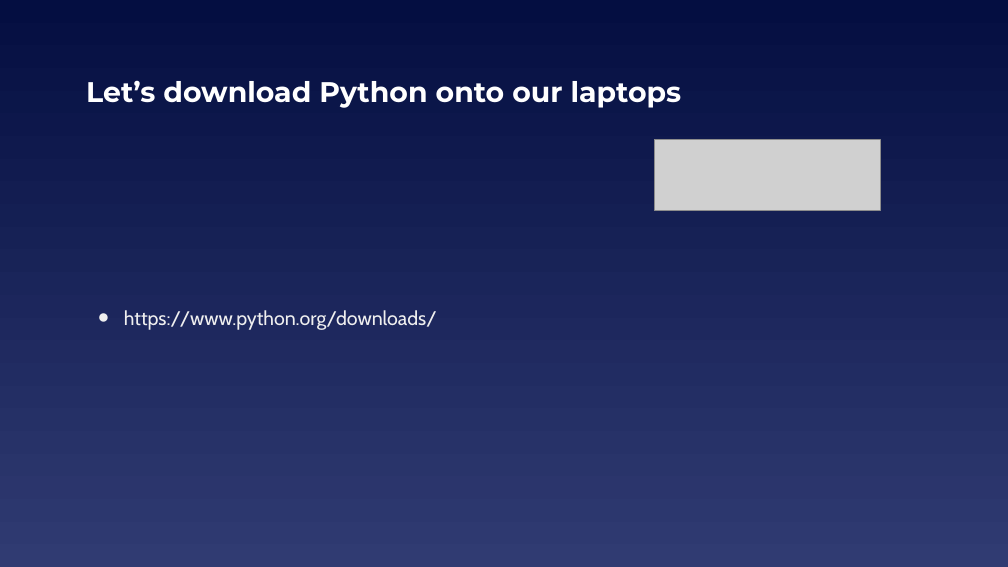
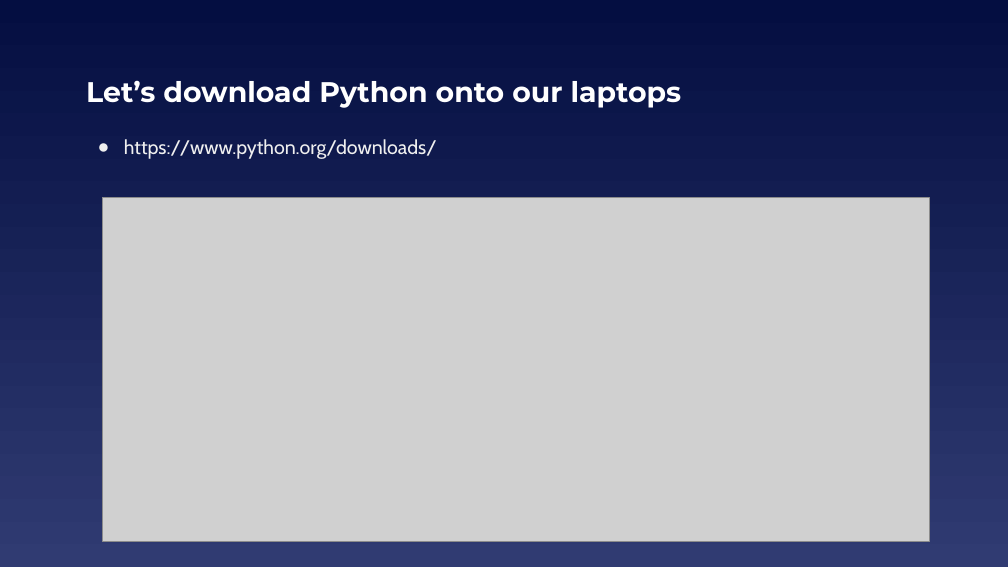
Before and after one commit to EELabMan/RPi-Touch-Display, a slide deck: slide 6 of Raspberry Pi TouchScreen Displays.pptx (slide 7 before the commit). Drawn at 1008x567 pixels with LibreOffice and Linux fonts; fonts in the diff are those of the drawing; grey boxes stand for pictures. Boxes give left, top, right and bottom in pixels: in the first picture for what was removed or moved away, otherwise in the second. Text is boxed around its words. In the diff, an @@ line names an element or a change of style, - is before the commit and + after.

```diff
--- a/Raspberry Pi TouchScreen Displays.pptx
+++ b/Raspberry Pi TouchScreen Displays.pptx
@@ text "https://www.python.org/downloads/" at (124, 139, 437, 159): vertical alignment middle to top @@
@@ picture removed at (655, 140, 881, 211) @@
@@ picture added at (103, 198, 930, 542) @@
```
Also in this commit, not shown: 4 other slides changed, 1 slide removed.
